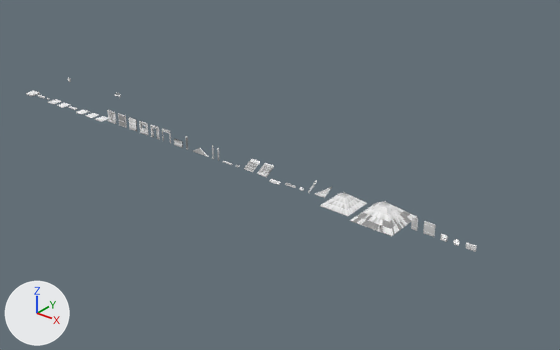
An edit to the glTF model art/v9_kit/kit/kit.glb, drawn before and after from the same camera.
One viewpoint serves both versions: a camera (50 mm lens) standing at (138.4, -88.5, 56.1) and looking at (62.5, 6.5, -2.7). Every picture has the same lights, and +X, +Y and +Z are marked at lower left. The first picture is the older version. Where no turn or scale is listed for an object, it has been applied to the vertices.

Names of what the first picture shows: 'kit_door_wood_double', 'kit_door_wood_single', 'kit_roof_pyramid_4m_t', 'kit_roof_pyramid_6m_t', 'kit_roof_tile_hip_corner_2m_t', 'kit_shutter', 'kit_window_lattice', 'kit_window_round', 'leaf', 'leaf_l', 'leaf_r' and 15 more.
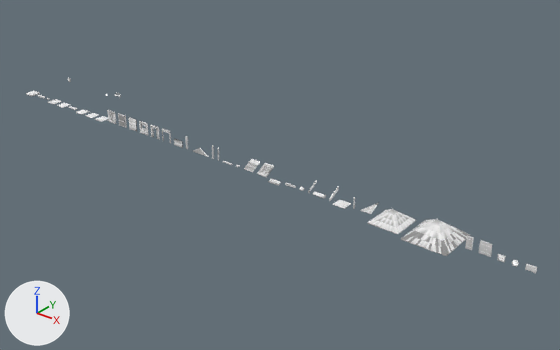
Where the change shows, as pixel boxes [x1, y1, x2, y2] in the pictures (560 x 350 px):
'kit_roof_pyramid_6m_t', moved
    before: [350, 201, 417, 236]
    after: [401, 219, 470, 256]
'kit_roof_pyramid_4m_t', moved
    before: [320, 192, 367, 216]
    after: [368, 209, 416, 234]
'kit_roof_tile_hip_corner_2m_t', moved
    before: [315, 187, 332, 198]
    after: [360, 202, 379, 214]
'kit_shutter', moved
    before: [466, 242, 477, 252]
    after: [525, 263, 537, 273]
'leaf_r', moved
    before: [429, 224, 435, 237]
    after: [485, 243, 492, 257]
'leaf_l', moved
    before: [424, 222, 430, 235]
    after: [479, 241, 486, 255]
'leaf', moved
    before: [412, 218, 417, 230]
    after: [466, 236, 472, 250]
'kit_porch_awning_flat_2m', added
    after: [332, 200, 351, 209]
'kit_window_lattice', moved
    before: [440, 234, 448, 242]
    after: [497, 254, 506, 262]
'kit_window_round', moved
    before: [453, 239, 460, 246]
    after: [512, 260, 519, 267]
'kit_door_wood_single', moved
    before: [411, 217, 418, 231]
    after: [465, 236, 474, 251]
'kit_door_wood_double', moved
    before: [423, 221, 436, 236]
    after: [479, 240, 493, 257]
'kit_roof_thatch_ridge_2m', added
    after: [313, 192, 326, 198]
'kit_roof_thatch_verge_2m', added
    after: [329, 187, 339, 201]

Edits to the bpy script that builds the scene:
```text
Add me_kit_column_wood_short_2m_authored:
    me_kit_column_wood_short_2m_authored.from_pydata(...)  # 32 vertices, 52 faces; spans x -0.1..0.1, y -0.1..0.1, z 0.0..1.9
    me_kit_column_wood_short_2m_authored.materials.append(mat_kit_main)
Add me_kit_porch_awning_flat_2m_authored:
    me_kit_porch_awning_flat_2m_authored.from_pydata(...)  # 144 vertices, 248 faces; spans x -1.1..1.1, y -1.0..1.0, z 0.0..0.08
    me_kit_porch_awning_flat_2m_authored.materials.append(mat_kit_main)
Add me_kit_roof_thatch_verge_2m_authored:
    me_kit_roof_thatch_verge_2m_authored.from_pydata(...)  # 30 vertices, 56 faces; spans x -0.1..0.1, y -0.1..2.0, z -0.15..1.6
    me_kit_roof_thatch_verge_2m_authored.materials.append(mat_kit_main)
Add me_kit_roof_thatch_ridge_2m_authored:
    me_kit_roof_thatch_ridge_2m_authored.from_pydata(...)  # 44 vertices, 76 faces; spans x -1.0..1.0, y -0.4..0.4, z 0.0..0.45
    me_kit_roof_thatch_ridge_2m_authored.materials.append(mat_kit_main)
Change ob_kit_roof_tile_hip_corner_2m_t:
    ob_kit_roof_tile_hip_corner_2m_t.location: (75.6, 0.0, 0.0) -> (84.2, 0.0, 0.0)
Change ob_kit_roof_pyramid_4m_t:
    ob_kit_roof_pyramid_4m_t.location: (80.2, 0.0, 0.0) -> (88.8, 0.0, 0.0)
Change ob_kit_roof_pyramid_6m_t:
    ob_kit_roof_pyramid_6m_t.location: (87.4, 0.0, 0.0) -> (96.0, 0.0, 0.0)
Change ob_kit_door_wood_single:
    ob_kit_door_wood_single.location: (92.5, 0.0, 0.0) -> (101.1, 0.0, 0.0)
Change ob_leaf:
    ob_leaf.location: (92.0, 0.0, 0.0) -> (100.6, 0.0, 0.0)
Change ob_kit_door_wood_double:
    ob_kit_door_wood_double.location: (94.9, 0.0, 0.0) -> (103.5, 0.0, 0.0)
Change ob_leaf_l:
    ob_leaf_l.location: (94.0, 0.0, 0.0) -> (102.6, 0.0, 0.0)
Change ob_leaf_r:
    ob_leaf_r.location: (95.8, 0.0, 0.0) -> (104.4, 0.0, 0.0)
Change ob_kit_window_lattice:
    ob_kit_window_lattice.location: (97.3, 0.0, 0.0) -> (105.9, 0.0, 0.0)
Change ob_kit_window_round:
    ob_kit_window_round.location: (99.2, 0.0, 0.0) -> (107.8, 0.0, 0.0)
Change ob_kit_shutter:
    ob_kit_shutter.location: (101.5, 0.0, 0.0) -> (110.0, 0.0, 0.0)
Add ob_kit_column_wood_short_2m:
    ob_kit_column_wood_short_2m = bpy.data.objects.new('kit_column_wood_short_2m', me_kit_column_wood_short_2m_authored)
    ob_kit_column_wood_short_2m.location = (82.1, 0.0, 0.0)
Add ob_kit_porch_awning_flat_2m:
    ob_kit_porch_awning_flat_2m = bpy.data.objects.new('kit_porch_awning_flat_2m', me_kit_porch_awning_flat_2m_authored)
    ob_kit_porch_awning_flat_2m.location = (79.9, 0.0, 0.0)
Add ob_kit_roof_thatch_verge_2m:
    ob_kit_roof_thatch_verge_2m = bpy.data.objects.new('kit_roof_thatch_verge_2m', me_kit_roof_thatch_verge_2m_authored)
    ob_kit_roof_thatch_verge_2m.location = (77.7, 0.0, 0.0)
Add ob_kit_roof_thatch_ridge_2m:
    ob_kit_roof_thatch_ridge_2m = bpy.data.objects.new('kit_roof_thatch_ridge_2m', me_kit_roof_thatch_ridge_2m_authored)
    ob_kit_roof_thatch_ridge_2m.location = (75.6, 0.0, 0.0)
```
